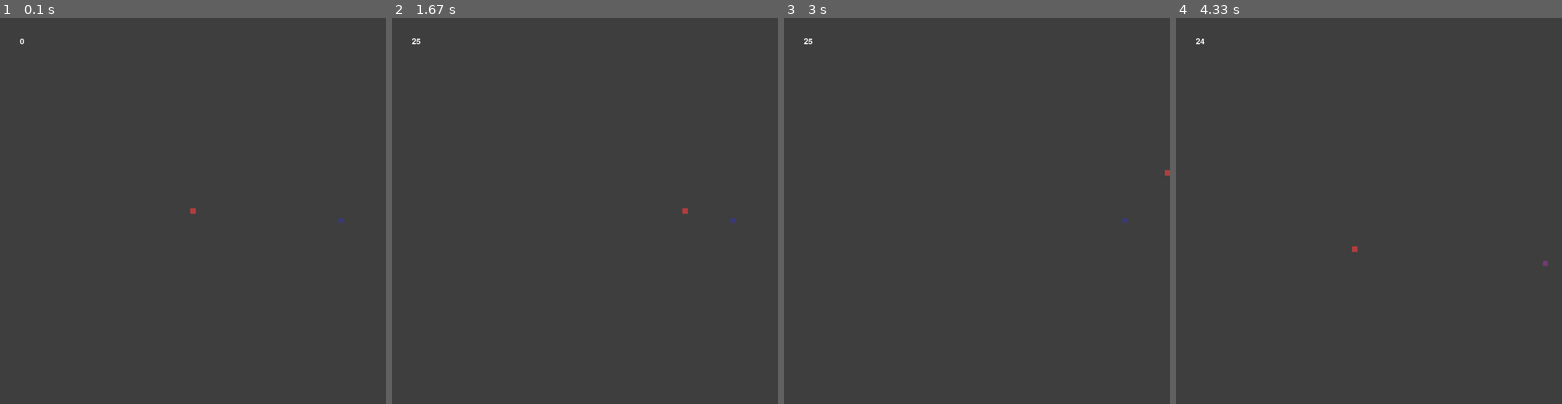
Above: before the commit, frames 1-4 (left to right).
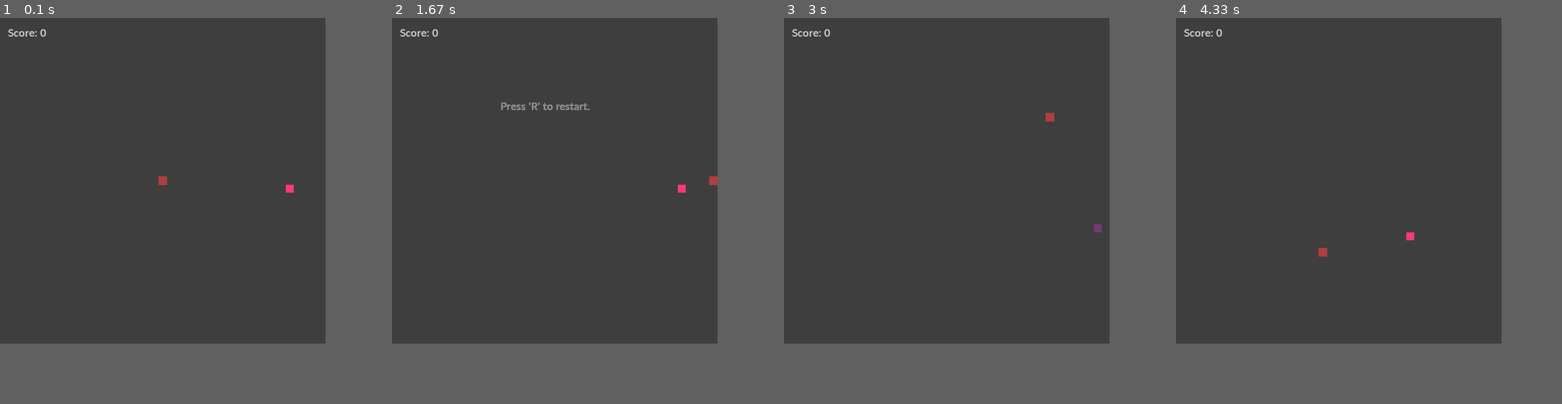
Above: after the commit, the same moments.

Repository: WToon/Python
Game: pygame game, started from Pygame_/Snake v2.py
The game is run twice, just before and just after one commit, with the same random seed, the same clock (stepped at 60 frames per second) and the same inputs.
Inputs:
- Up to frame 1 (0.1 s): no input
- Up to frame 2 (1.67 s): hold P 0.33-0.8 s; hold Right 0.33-0.8 s; hold P 0.83-1.3 s; hold Right from 1.33 s (still down)
- Up to frame 3 (3 s): release Right at 1.8 s; hold R 1.83-2.13 s; hold Up 2.17-2.47 s; hold Right 2.5-2.97 s
- Up to frame 4 (4.33 s): hold R 3.57-3.87 s; hold Down 3.9-4.2 s; hold Left from 4.23 s (still down)
In our replay, the window is 900x900 before the commit and 759x759 after it. These sizes can differ from the game's own. Grey fills any space a smaller window leaves; there, only what the larger window draws over its background counts as a difference.

The runs differ from the first frame. In frame 1, 0.2% of the frame differs, in the area x 2-89%, y 2-54%; in frame 2, 0.5%; in frame 3, 0.3%; in frame 4, 0.3%.

Commit message:
Snake v2 update

Diff:
--- a/Pygame_/Snake v2.py
+++ b/Pygame_/Snake v2.py
@@ -6,31 +6,30 @@
 
 os.environ['SDL_VIDEO_CENTERED'] = '1'
 
-N_GRID = 81
-WINDOWWIDTH = WINDOWHEIGHT = N_GRID * 12
-TILESIZE = int(WINDOWWIDTH / N_GRID)
+N_GRID = 41
+window_width = window_height = N_GRID * 20
+tile_size = int(window_width / N_GRID)
 FPS = 25
-GROWTHSPEED = 15
-
+SURFACE = None
+FONT = None
+
+growth_speed = 10
 directions = {None: (0, 0), 'NORTH': (0, -1), 'EAST': (1, 0), 'SOUTH': (0, 1), 'WEST': (-1, 0)}
 
 
 def main():
 
     clock, bg, snake, food = init()
-
-    font = pg.font.Font(None, 30)
 
     direction = None
     growth = 0
+    game_speed = 1
 
     game_over = False
     paused = False
+    restart = False
 
     while True:
-
-        if game_over:
-            pg.event.clear()
 
         t_direction = direction
         for event in pg.event.get():
@@ -50,96 +49,122 @@
                     paused = not paused
         direction = t_direction
 
-        if not paused:
-            snake, food, growth, game_over = update_game_state(snake, food, direction, growth)
-
-        if game_over:
-            snake, food, direction, growth = reset()
-
-        if len(snake) > int(N_GRID*N_GRID*0.8):
-            print("Hey fatty, You filled 80% of the board!")
-        elif len(snake) > int(N_GRID*N_GRID*0.6):
-            print("Hey fatty, You filled 60% of the board!")
-        elif len(snake) > int(N_GRID*N_GRID*0.4):
-            print("Hey fatty, You filled 40% of the board!")
-        elif len(snake) > int(N_GRID*N_GRID*0.2):
-            print("Hey fatty, You filled 20% of the board!")
-
+        while paused:
+            SURFACE.blit(generate_text(False, False, True, snake), (0, 0))
+            pg.display.update()
+            for event in pg.event.get():
+                if event.type == QUIT or (event.type == KEYDOWN and event.key == K_ESCAPE):
+                    pg.quit()
+                    sys.exit()
+                elif event.type == KEYDOWN:
+                    if event.key == K_p:
+                        paused = not paused
+
+        while game_over:
+            SURFACE.blit(generate_text(False, True, False, snake), (0, 0))
+            pg.display.update()
+            for event in pg.event.get():
+                if event.type == QUIT or (event.type == KEYDOWN and event.key == K_ESCAPE):
+                    pg.quit()
+                    sys.exit()
+                elif event.type == KEYDOWN:
+                    if event.key == K_r:
+                        game_over = False
+                        restart = True
+
+        if restart:
+            snake, food, direction, growth, game_speed = reset()
+            bg = generate_raster()
+            restart = False
+
+        snake, food, growth, game_speed, game_over = update_game_state(snake, food, direction,
+                                                                       growth, game_speed)
         draw_graphics(bg, snake, food)
-        fps = font.render(str(int(clock.get_fps())), True, pg.Color('white'))
-        surface.blit(fps, (50, 50))
+
         pg.display.update()
-        clock.tick(FPS)
+        clock.tick(FPS*game_speed)
 
 
 def init():
     pg.init()
-    global surface
+    global SURFACE, FPS, FONT
+    FONT = pg.font.SysFont('Calibri', 30, True)
+
     clock = pg.time.Clock()
-    surface = pg.display.set_mode((WINDOWWIDTH, WINDOWHEIGHT))
+    SURFACE = pg.display.set_mode((window_width, window_height))
     pg.display.set_caption('Snake')
     bg = generate_raster()
-    print("Initialized")
     return clock, bg, [((N_GRID - 1) / 2, (N_GRID - 1) / 2)], [(random.randint(0, N_GRID - 1),
                                                                 random.randint(0, N_GRID - 1),
-                                                                random.randint(1, GROWTHSPEED))]
-
-
-def generate_raster():
-    bg = pg.Surface((WINDOWWIDTH, WINDOWHEIGHT))
-    bg.fill((66, 66, 66))
-    for i in range(0, N_GRID, 2):
-        for j in range(0, N_GRID):
-            if i % 2 == 0:
-                if j % 2 == 0:
-                    pg.draw.rect(bg, (66, 66, 66), (i*TILESIZE, j*TILESIZE, TILESIZE, TILESIZE))
-                else:
-                    pg.draw.rect(bg, (66, 66, 66), ((i+1)*TILESIZE, j*TILESIZE, TILESIZE, TILESIZE))
-
-    print("Background generated")
+                                                                random.randint(1, growth_speed))]
+
+
+def generate_raster(_color1_=(66, 66, 66), _color2_=None, checkers=False):
+    bg = pg.Surface((window_width, window_height))
+    bg.fill(_color1_)
+    if checkers:
+        for i in range(0, N_GRID, 2):
+            for j in range(0, N_GRID):
+                if i % 2 == 0:
+                    if j % 2 == 0:
+                        pg.draw.rect(bg, _color2_, (i * tile_size, j * tile_size, tile_size, tile_size))
+                    else:
+                        pg.draw.rect(bg, _color2_, ((i+1) * tile_size, j * tile_size, tile_size, tile_size))
     return bg
 
 
+def generate_text(score, restart, pause, snake):
+    ts = pg.Surface((window_width, window_height), pg.SRCALPHA, 32)
+    ts = ts.convert_alpha()
+    if restart:
+        restart = FONT.render("Press 'R' to restart.", True, (144, 144, 144))
+        ts.blit(restart, (window_width/3, window_height/4))
+    elif pause:
+        pause = FONT.render("Game paused. 'P' to continue", True, (144, 144, 144))
+        ts.blit(pause, (window_width/3.5, window_height/4))
+    return ts
+
+
 def draw_graphics(bg, snake, food):
-    surface.blit(bg, (0, 0))
+    SURFACE.blit(bg, (0, 0))
+    score = FONT.render("Score: " + str(len(snake) - 1), True, (200, 200, 200))
+    SURFACE.blit(score, (20, 20))
     for i in snake:
         if snake.index(i) == 0:
-            pg.draw.rect(surface, (180, 66, 66), (i[0]*TILESIZE-1, i[1]*TILESIZE-1, TILESIZE+2, TILESIZE+2))
+            pg.draw.rect(SURFACE, (180, 66, 66), (i[0] * tile_size - 1, i[1] * tile_size - 1, tile_size + 2, tile_size + 2))
         else:
             if snake.index(i) % 4 == 0:
-                pg.draw.rect(surface, (120, 66, 66), (i[0]*TILESIZE+1, i[1]*TILESIZE+1, TILESIZE-2, TILESIZE-2))
+                pg.draw.rect(SURFACE, (120, 66, 66), (i[0] * tile_size + 1, i[1] * tile_size + 1, tile_size - 2, tile_size - 2))
             else:
-                pg.draw.rect(surface, (140, 66, 66), (i[0]*TILESIZE, i[1]*TILESIZE, TILESIZE, TILESIZE))
+                pg.draw.rect(SURFACE, (140, 66, 66), (i[0] * tile_size, i[1] * tile_size, tile_size, tile_size))
 
     for i in food:
-        if i[2] > int(GROWTHSPEED*3/4):
-            pg.draw.rect(surface, (60, 60, 120), (i[0]*TILESIZE, i[1]*TILESIZE, TILESIZE, TILESIZE))
-        elif i[2] > int(GROWTHSPEED/2):
-            pg.draw.rect(surface, (60, 120, 120), (i[0]*TILESIZE, i[1]*TILESIZE, TILESIZE, TILESIZE))
-        elif i[2] > int(GROWTHSPEED/4):
-            pg.draw.rect(surface, (120, 60, 120), (i[0]*TILESIZE, i[1]*TILESIZE, TILESIZE, TILESIZE))
+        if i[2] == growth_speed:
+            pg.draw.rect(SURFACE, (255, 60, 120), (i[0] * tile_size, i[1] * tile_size, tile_size, tile_size))
+        elif i[2] > int(growth_speed*3/4):
+            pg.draw.rect(SURFACE, (60, 60, 120), (i[0] * tile_size, i[1] * tile_size, tile_size, tile_size))
+        elif i[2] > int(growth_speed/2):
+            pg.draw.rect(SURFACE, (60, 120, 120), (i[0] * tile_size, i[1] * tile_size, tile_size, tile_size))
+        elif i[2] > int(growth_speed/4):
+            pg.draw.rect(SURFACE, (120, 60, 120), (i[0] * tile_size, i[1] * tile_size, tile_size, tile_size))
         else:
-            pg.draw.rect(surface, (60, 60, 60), (i[0]*TILESIZE, i[1]*TILESIZE, TILESIZE, TILESIZE))
-
-
-def update_game_state(snake, food, direction, growth):
+            pg.draw.rect(SURFACE, (60, 60, 60), (i[0] * tile_size, i[1] * tile_size, tile_size, tile_size))
+
+
+def update_game_state(snake, food, direction, growth, game_speed):
 
     # advance snake and check if it ate itself
     updated_snake, game_over = update_snake(snake, direction)
 
     # check if food was eaten and generate new
-    updated_food, growth = check_if_eaten(food, updated_snake, growth)
-
-    # check field boundaries
-    if not game_over:
-        game_over = wrap_borders(updated_snake)
+    updated_food, growth, game_speed = check_if_eaten(food, updated_snake, growth, game_speed)
 
     # grow the snake
     if growth > 0:
         updated_snake.append(snake[-1])
         growth -= 1
 
-    return updated_snake, updated_food, growth, game_over
+    return updated_snake, updated_food, growth, game_speed, game_over
 
 
 def update_snake(snake, direction):
@@ -157,46 +182,46 @@
                     game_over = True
                     print('Game over. Final score: ' + str(len(snake)))
 
+    if updated_snake[0][0] > (N_GRID-1) or updated_snake[0][0] < 0 \
+            or updated_snake[0][1] > (N_GRID-1) or updated_snake[0][1] < 0:
+        return snake, True
     return updated_snake, game_over
 
 
-def check_if_eaten(food, updated_snake, growth):
+def check_if_eaten(food, updated_snake, growth, game_speed):
     updated_food = food
     for i in food:
         if updated_snake[0] == (i[0], i[1]):
             growth += i[2]
+            if i[2] == growth_speed:
+                game_speed = 1.2
+            else:
+                game_speed = 1
             food.remove(i)
             updated_food = generate_new_food(food)
-    return updated_food, growth
+    return updated_food, growth, game_speed
 
 
 def generate_new_food(food):
     if len(food) == 0:
         food.append((random.randint(1, N_GRID - 2),
                      random.randint(1, N_GRID - 2),
-                     random.randint(1, GROWTHSPEED)))
+                     random.randint(1, growth_speed)))
     if len(food) < 3:
         for i in range(0, random.randint(0, 2)):
             food.append((random.randint(1, N_GRID - 2),
                          random.randint(1, N_GRID - 2),
-                         random.randint(1, GROWTHSPEED)))
+                         random.randint(1, growth_speed)))
     return food
 
 
-def wrap_borders(updated_snake):
-    if updated_snake[0][0] > (N_GRID-1) or updated_snake[0][0] < 0 \
-            or updated_snake[0][1] > (N_GRID-1) or updated_snake[0][1] < 0:
-        return True
-    return False
-
-
 def reset():
-    pg.time.wait(1000)
     snake = [((N_GRID - 1) / 2, (N_GRID - 1) / 2)]
-    food = [(random.randint(0, N_GRID - 1), random.randint(0, N_GRID - 1), random.randint(1, GROWTHSPEED))]
+    food = [(random.randint(0, N_GRID - 1), random.randint(0, N_GRID - 1), random.randint(1, growth_speed))]
     direction = None
     growth = 0
-    return snake, food, direction, growth
+    game_speed = 1
+    return snake, food, direction, growth, game_speed
 
 if __name__ == '__main__':
     main()
